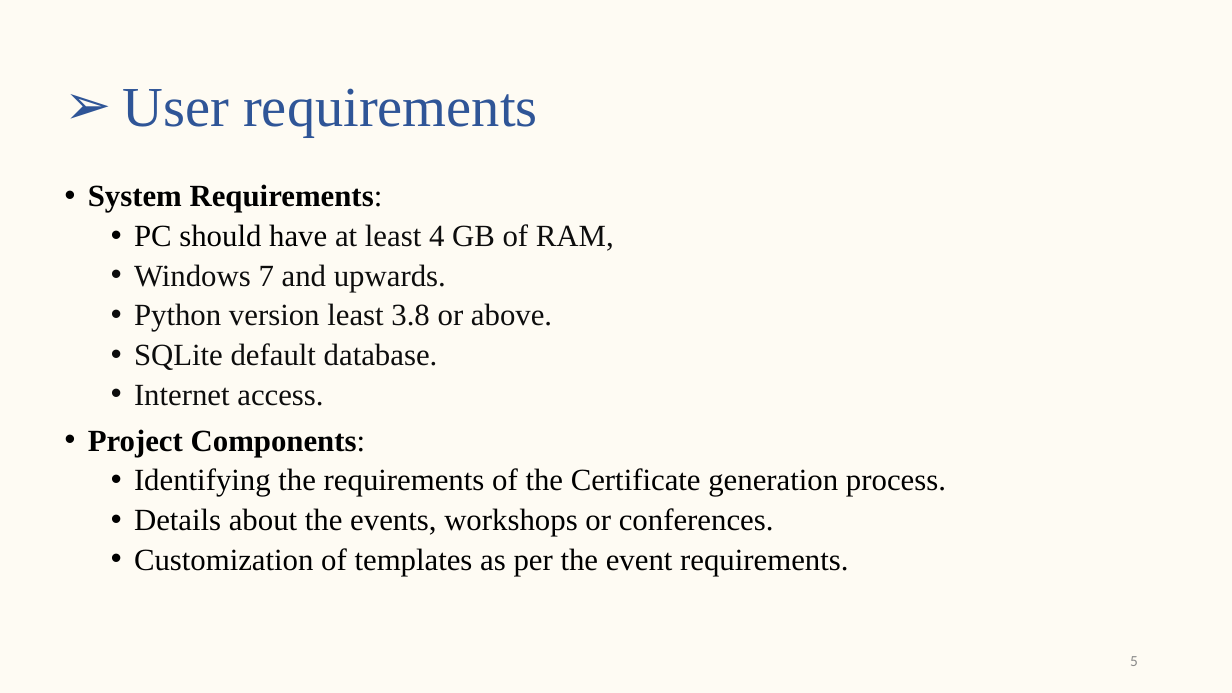
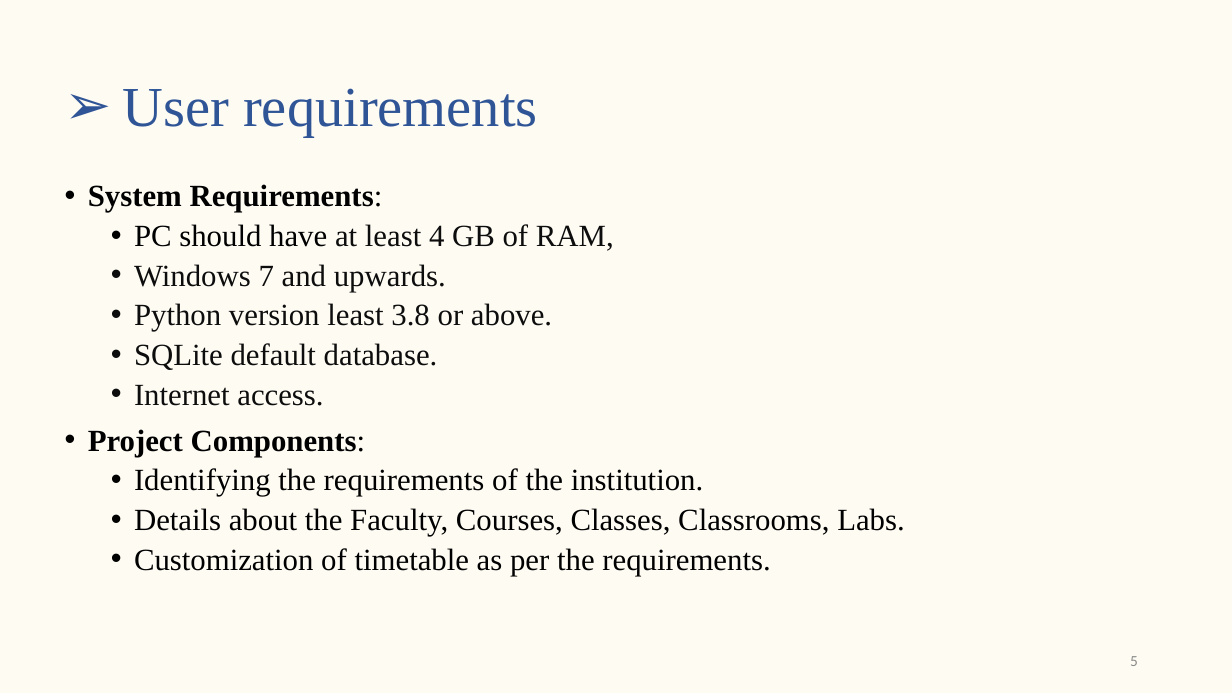
Before and after one commit to s-saanvi/Collection, a slide deck: slide 5 of Synopsis/Synopsis Presentation.pptx. Drawn at 1232x693 pixels with LibreOffice and Linux fonts; fonts in the diff are those of the drawing. Boxes give left, top, right and bottom in pixels: in the first picture for what was removed or moved away, otherwise in the second. Text is boxed around its words. In the diff, an @@ line names an element or a change of style, - is before the commit and + after.

```diff
--- a/Synopsis/Synopsis Presentation.pptx
+++ b/Synopsis/Synopsis Presentation.pptx
@@ text at bbox=[134, 468, 905, 576]: text changed @@
-  • Identifying the requirements of the Certificate generation process.
-  • Details about the events, workshops or conferences.
-  • Customization of templates as per the event requirements.
+  • Identifying the requirements of the institution.
+  • Details about the Faculty, Courses, Classes, Classrooms, Labs.
+  • Customization of timetable as per the requirements.
```
Also in this commit, not shown: 4 other slides changed, 4 slides added, 3 slides removed, 1 other file.
